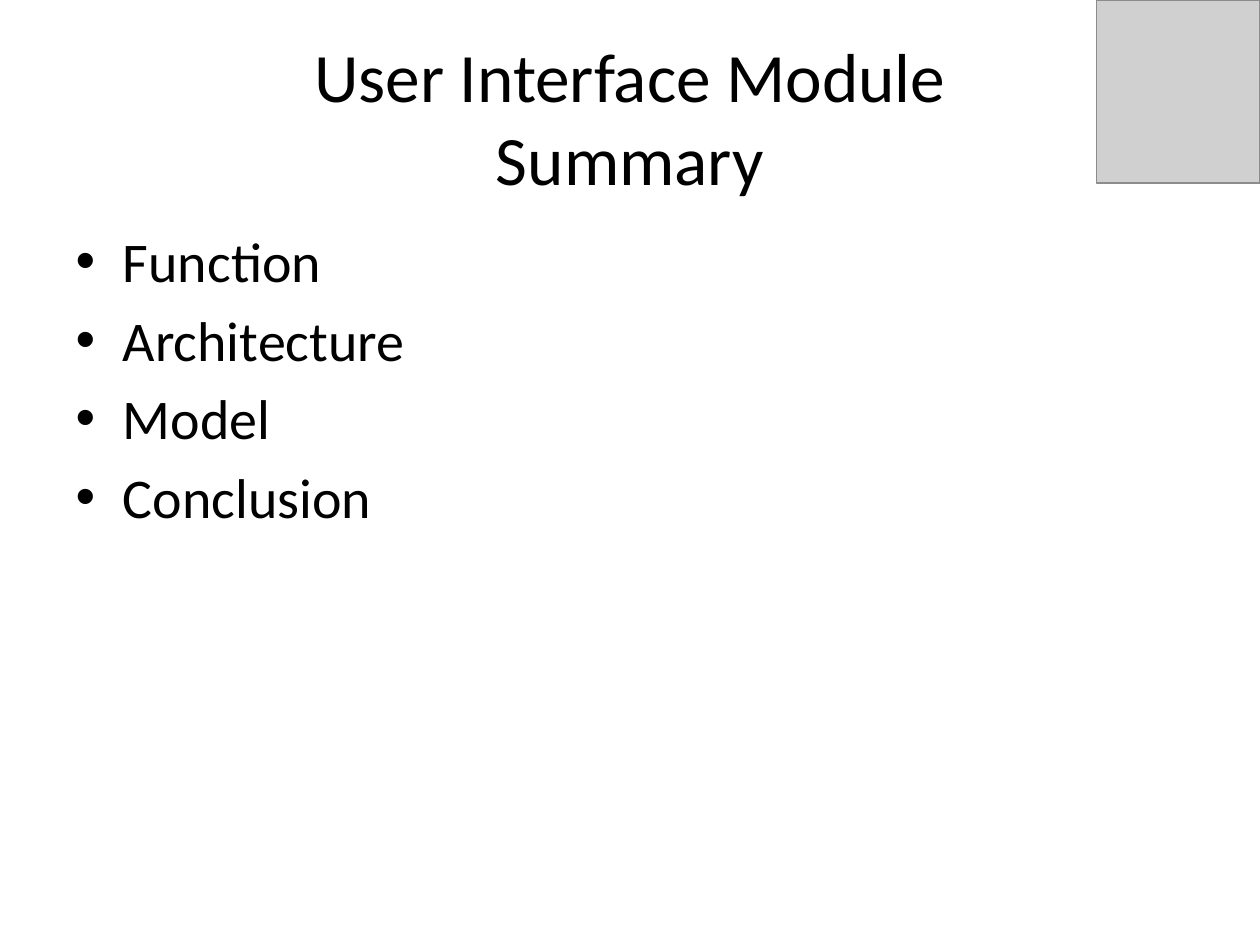
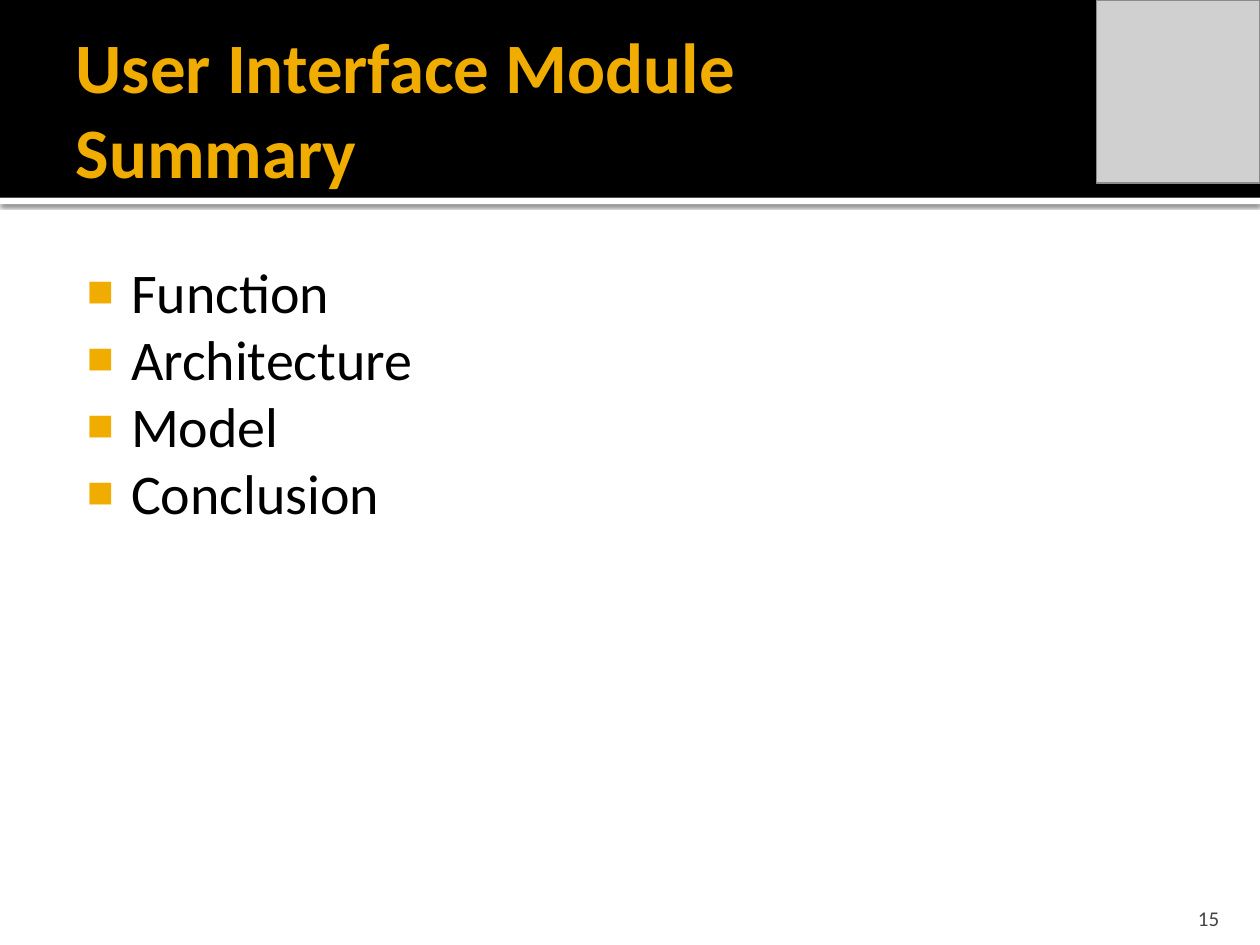
Before and after one commit to idxExtropy/duel-reality, a slide deck: slide 15 of Docs/DUEL REALITY .pptx (slide 9 before the commit). Drawn at 1260x945 pixels with LibreOffice and Linux fonts; fonts in the diff are those of the drawing; grey boxes stand for pictures. Boxes give left, top, right and bottom in pixels: in the first picture for what was removed or moved away, otherwise in the second. Text is boxed around its words. In the diff, an @@ line names an element or a change of style, - is before the commit and + after.

Commit message:
Cool Theme!!!! plus did overview / Game Mech

```diff
--- a/Docs/DUEL REALITY .pptx
+++ b/Docs/DUEL REALITY .pptx
@@ rectangle added at [0,0,1260,198], fill #000000 @@
@@ title "User Interface Module Summary": place and size @@
-title "User Interface Module Summary" at [314,54,945,197]
+title "User Interface Module Summary" at [76,43,735,189]
@@ title "User Interface Module Summary" at [76,43,735,189]: size 39.6 to 40.5 pt, text colour #000000 to #F0AD00, bold on; alignment centre to left @@
@@ rectangle added at [0,198,1260,204], fill #FFFFFF @@
@@ text "Function": place and size @@
-text "Function" at [123,243,404,519]
+text "Function" at [131,274,412,515]
@@ text "Function" at [131,274,412,515]: bullet • to ■; less space between paragraphs @@
@@ page number added at [1198,912,1219,926], 12 pt, text #454545 @@
+15
```
Also in this commit, not shown: 22 other slides changed, 15 slides added, 4 slides removed.
